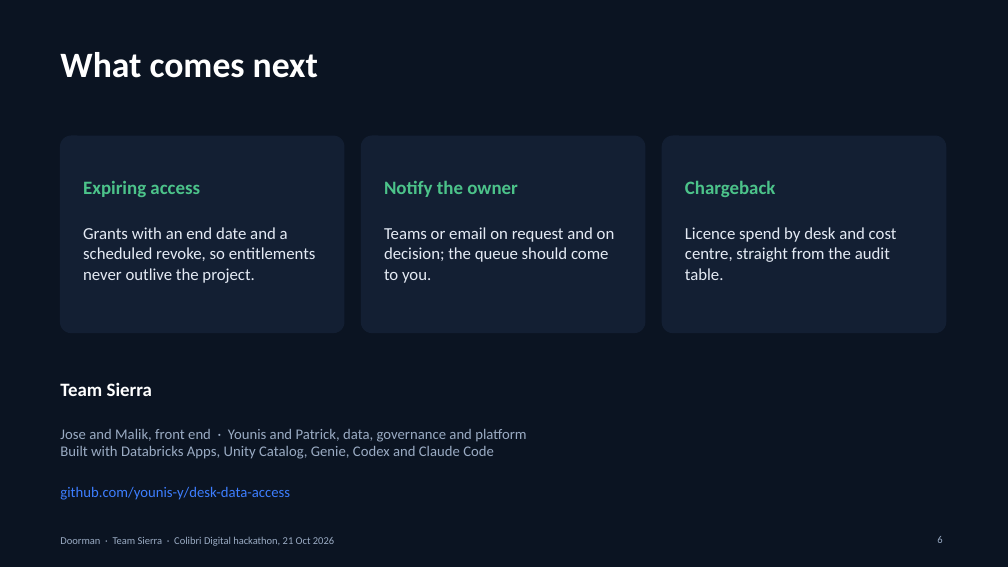
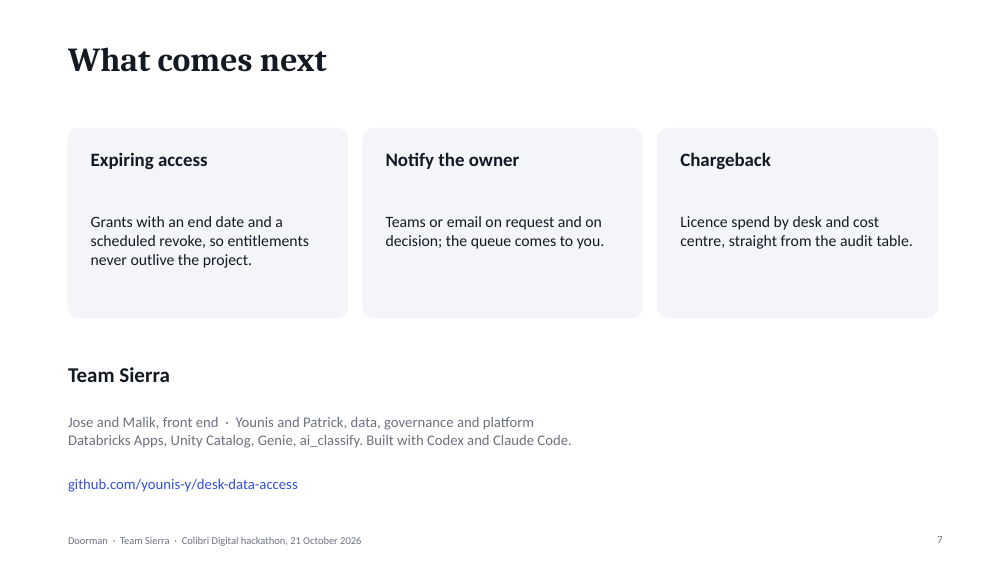
Before and after one commit to younis-y/doorman-databricks, a slide deck: slide 7 of docs/Doorman-deck.pptx (slide 6 before the commit). Drawn at 1008x567 pixels with LibreOffice and Linux fonts; fonts in the diff are those of the drawing. Boxes give left, top, right and bottom in pixels: in the first picture for what was removed or moved away, otherwise in the second. Text is boxed around its words. In the diff, an @@ line names an element or a change of style, - is before the commit and + after.

```diff
--- a/docs/Doorman-deck.pptx
+++ b/docs/Doorman-deck.pptx
@@ background #0B1422 to #FFFFFF @@
@@ title "What comes next": place and size @@
-title "What comes next" at [60, 52, 318, 78]
+title "What comes next" at [68, 47, 327, 72]
@@ title "What comes next" at [68, 47, 327, 72]: size 34 to 32 pt, font Calibri to Cambria, text colour #FFFFFF to #141A22 @@
@@ rounded rectangle: place and size @@
-rounded rectangle at [60, 136, 344, 333]
+rounded rectangle at [68, 129, 348, 318]
@@ text "Expiring access": place and size @@
-text "Expiring access" at [83, 181, 200, 197]
+text "Expiring access" at [91, 152, 208, 169]
@@ rounded rectangle: place and size @@
-rounded rectangle at [361, 136, 645, 333]
+rounded rectangle at [363, 129, 643, 318]
@@ text "Notify the owner": place and size @@
-text "Notify the owner" at [384, 180, 518, 197]
+text "Notify the owner" at [386, 152, 520, 169]
@@ fill #131F33 to #F3F5F9; outline #131F33 1 pt to #F3F5F9 1 pt; proportions changed in 3 elements at [363, 129, 643, 318], [68, 129, 348, 318], [658, 129, 938, 318] @@
@@ rounded rectangle: place and size @@
-rounded rectangle at [662, 136, 946, 333]
+rounded rectangle at [658, 129, 938, 318]
@@ text colour #4CC38A to #141A22; vertical alignment middle to top in 3 elements at [386, 152, 520, 169], [91, 152, 208, 169], [680, 152, 771, 169] @@
@@ text "Chargeback": place and size @@
-text "Chargeback" at [685, 180, 776, 197]
+text "Chargeback" at [680, 152, 771, 169]
@@ text "Grants with an end date ...": place and size @@
-text "Grants with an end date ..." at [83, 227, 316, 283]
+text "Grants with an end date ..." at [91, 216, 309, 268]
@@ text "Grants with an end date ..." at [91, 216, 309, 268]: size 16 to 15 pt, text colour #E4EAF4 to #141A22 @@
@@ text at [386, 216, 604, 249]: text changed; size 16 to 15 pt; text colour #E4EAF4 to #141A22 @@
-Teams or email on request and on decision; the queue should come to you.
+Teams or email on request and on decision; the queue comes to you.
@@ text "Licence spend by desk and ..." at [680, 216, 913, 249]: size 16 to 15 pt, text colour #E4EAF4 to #141A22 @@
@@ text "Licence spend by desk and ...": place and size @@
-text "Licence spend by desk and ..." at [685, 227, 897, 280]
+text "Licence spend by desk and ..." at [680, 216, 913, 249]
@@ text "Team Sierra": place and size @@
-text "Team Sierra" at [60, 382, 152, 396]
+text "Team Sierra" at [68, 367, 170, 382]
@@ text "Team Sierra" at [68, 367, 170, 382]: size 18 to 20 pt, text colour #FFFFFF to #141A22 @@
@@ text at [68, 417, 534, 430]: text colour #9AABC3 to #6B7280 in "Jose and Malik, front end · Younis ..." @@
@@ text "Jose and Malik, front end ...": place and size @@
-text "Jose and Malik, front end ..." at [60, 429, 526, 459]
+text "Jose and Malik, front end ..." at [68, 417, 571, 448]
@@ text at [68, 435, 571, 448]: text changed; text colour #9AABC3 to #6B7280 @@
-Built with Databricks Apps, Unity Catalog, Genie, Codex and Claude Code
+Databricks Apps, Unity Catalog, Genie, ai_classify. Built with Codex and Claude Code.
@@ text "github.com/younis-y/desk-data-access": place and size @@
-text "github.com/younis-y/desk-data-access" at [60, 486, 290, 500]
+text "github.com/younis-y/desk-data-access" at [68, 478, 298, 492]
@@ text "github.com/younis-y/desk-data-access" at [68, 478, 298, 492]: text colour #3D7EFF to #3451D1 @@
@@ text at [68, 537, 361, 546]: text changed; text colour #9AABC3 to #6B7280 @@
-Doorman · Team Sierra · Colibri Digital hackathon, 21 Oct 2026
+Doorman · Team Sierra · Colibri Digital hackathon, 21 October 2026
@@ page number at [937, 536, 942, 543]: text changed; text colour #9AABC3 to #6B7280 @@
-6
+7
```
Also in this commit, not shown: 2 other slides changed, 4 slides added, 3 slides removed.
